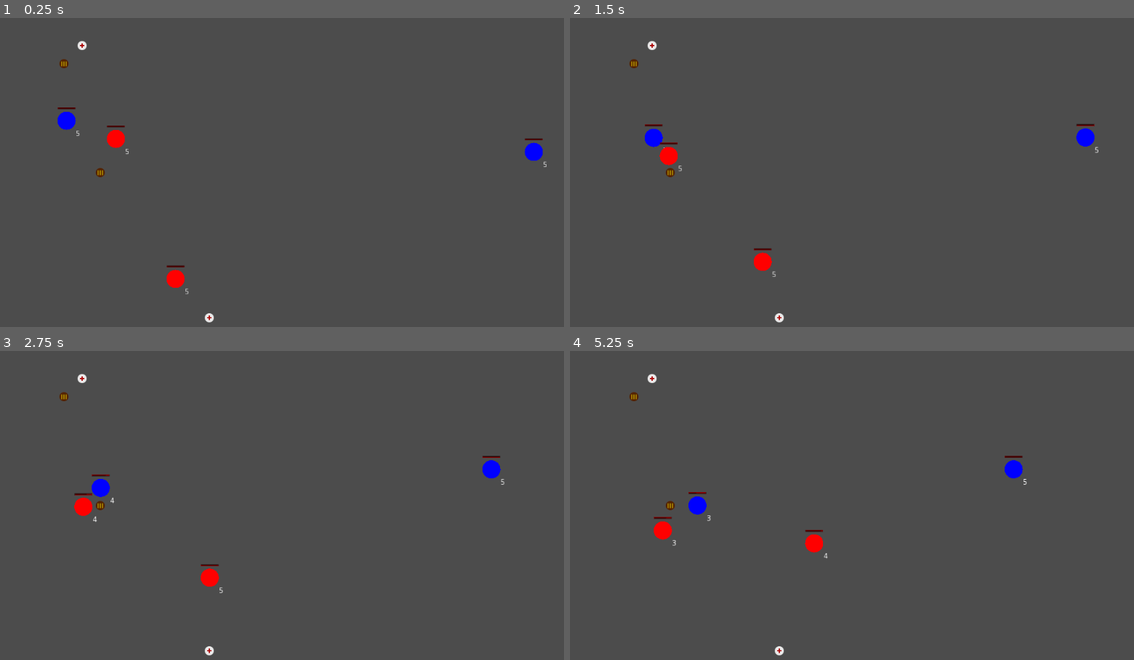
Above: before the commit, frames 1-4 (two rows, left to right).
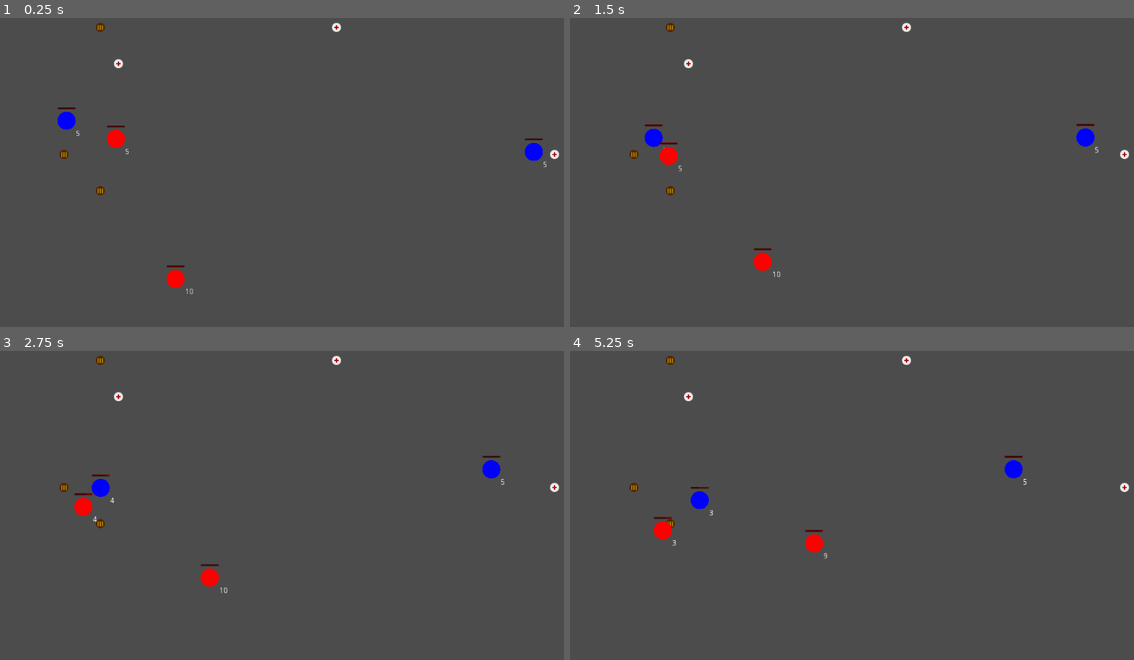
Above: after the commit, the same moments.

Repository: Nabiz/ZombieGameAI
Game: Godot game, scene res://Main.tscn
Two runs of this game, one before a commit and one after it. Both use one fixed random seed, a clock stepped at 60 frames per second and the inputs below.
Inputs:
- Up to frame 1 (0.25 s): no input
- Up to frame 2 (1.5 s): no input
- Up to frame 3 (2.75 s): no input
- Up to frame 4 (5.25 s): no input

The runs differ from the first frame. In frame 1, 0.4% of the frame differs, in the area x 10-100%, y 1-99%; in frame 2, 0.4%; in frame 3, 0.4%; in frame 4, 0.6%.

Commit message:
pickups spawning

Diff:
--- a/BotShooter/Bot.gd
+++ b/BotShooter/Bot.gd
@@ -60,11 +60,11 @@
 
 func calculate_goal():
 	if state == "aid":
-		for v in Utils.graph.vertices:
+		for v in Utils.aids:
 			if v.info == "aid":
 				return v
 	elif state == "bullet":
-		for v in Utils.graph.vertices:
+		for v in Utils.bullets:
 			if v.info == "bullet":
 				return v
 	elif state == "wander":
@@ -115,10 +115,12 @@
 	var v = Utils.graph.get_vertex(vertex)
 	if v.info == "aid":
 		v.change_info("empty")
+		Utils.aids.erase(v)
 		health = 10
 		health_bar.value = health
 	elif v.info == "bullet":
 		v.change_info("empty")
+		Utils.bullets.erase(v)
 		ammo = clamp(ammo+5, 0, 10)
 		ammo_label.text = str(ammo)
 
--- a/BotShooter/Main.gd
+++ b/BotShooter/Main.gd
@@ -8,15 +8,15 @@
 
 func _ready():
 	randomize()
-	for i in range(2):
+
+func _process(delta):
+	if len(Utils.aids) < 3:
 		var v = Utils.graph.vertices[randi() % len(Utils.graph.vertices)]
+		v.change_info("aid")
+		if not v in Utils.aids:
+			Utils.aids.append(v)
+	if len(Utils.bullets) < 3:
 		var v2 = Utils.graph.vertices[randi() % len(Utils.graph.vertices)]
-		v.change_info("aid")
 		v2.change_info("bullet")
-
-func _on_AidTimer_timeout():
-	var v = Utils.graph.vertices[randi() % len(Utils.graph.vertices)]
-	var v2 = Utils.graph.vertices[randi() % len(Utils.graph.vertices)]
-	v.change_info("aid")
-	v2.change_info("bullet")
-	$AidTimer.start(20)
+		if not v2 in Utils.bullets:
+			Utils.bullets.append(v2)
--- a/BotShooter/Main.tscn
+++ b/BotShooter/Main.tscn
@@ -61,9 +61,3 @@
 
 [node name="Bot4" parent="." instance=ExtResource( 3 )]
 team = 1
-
-[node name="AidTimer" type="Timer" parent="."]
-wait_time = 20.0
-autostart = true
-
-[connection signal="timeout" from="AidTimer" to="." method="_on_AidTimer_timeout"]
--- a/BotShooter/Utils.gd
+++ b/BotShooter/Utils.gd
@@ -4,6 +4,9 @@
 var bots
 var team0 = []
 var team1 = []
+
+var aids = []
+var bullets = []
 
 func _ready():
 	graph = get_node("../Main/Graph")
